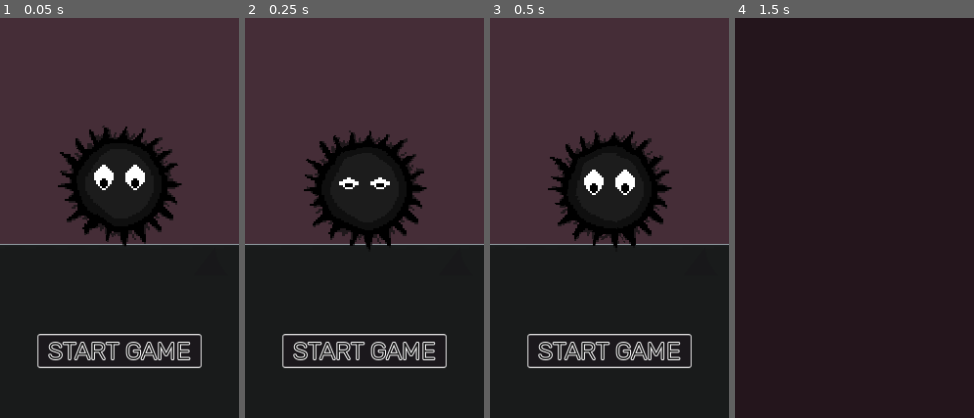
Above: before the commit, frames 1-4 (left to right).
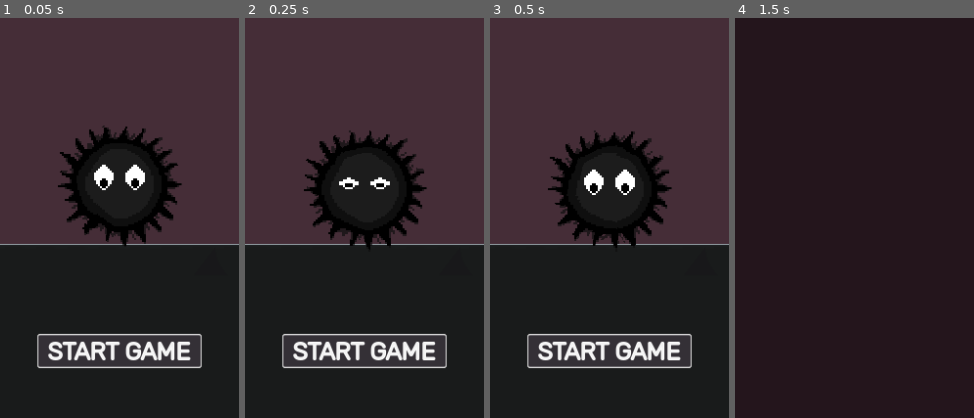
Above: after the commit, the same moments.

Repository: Arctia/42-GameJam
Game: Godot game, scene res://src/UI/title_screen.tscn
Two runs of this game, one before a commit and one after it. Both use one fixed random seed, a clock stepped at 60 frames per second and the inputs below. Sound files missing from this copy of the repository are replaced by a short silence.
Inputs:
- Up to frame 1 (0.05 s): no input
- Up to frame 2 (0.25 s): no input
- Up to frame 3 (0.5 s): no input
- Up to frame 4 (1.5 s): click "START GAME" at 0.5 s; click "skip" at 1.25 s
The pictures show only the part of the screen within x 25-75%, y 50-100%; the shares and areas given below are measured in that part.

The runs differ from the first frame. In frame 1, 4.3% of the frame differs, in the area x 15-85%, y 79-88%; in frame 2, 4.3%; in frame 3, 4.3%; in frame 4, nothing differs.

Commit message:
QoL, QoR for sound

Diff:
--- a/HUD/PauseButton.gd
+++ b/HUD/PauseButton.gd
@@ -1,4 +1,7 @@
 extends TextureButton
+
+func _input(event):
+	if event.is_action_pressed("pause"): _on_pressed()
 
 # Called when the node enters the scene tree for the first time.
 func _on_pressed():
--- a/project.godot
+++ b/project.godot
@@ -12,7 +12,7 @@
 
 config/name="Ash Blossom"
 run/main_scene="res://src/UI/title_screen.tscn"
-config/features=PackedStringArray("4.0", "GL Compatibility")
+config/features=PackedStringArray("4.1", "GL Compatibility")
 config/icon="res://icon.svg"
 
 [display]
@@ -53,6 +53,11 @@
 "events": [Object(InputEventKey,"resource_local_to_scene":false,"resource_name":"","device":-1,"window_id":0,"alt_pressed":false,"shift_pressed":false,"ctrl_pressed":false,"meta_pressed":false,"pressed":false,"keycode":0,"physical_keycode":32,"key_label":0,"unicode":32,"echo":false,"script":null)
 ]
 }
+pause={
+"deadzone": 0.5,
+"events": [Object(InputEventKey,"resource_local_to_scene":false,"resource_name":"","device":-1,"window_id":0,"alt_pressed":false,"shift_pressed":false,"ctrl_pressed":false,"meta_pressed":false,"pressed":false,"keycode":0,"physical_keycode":4194305,"key_label":0,"unicode":0,"echo":false,"script":null)
+]
+}
 
 [rendering]
 
--- a/src/UI/title_screen.gd
+++ b/src/UI/title_screen.gd
@@ -1,4 +1,7 @@
 extends Control
+
+func _ready():
+	$CenterContainer/btn_start_game.grab_focus()
 
 func _start_game():
 	$AnimationPlayer.play("flashing")
--- a/src/UI/title_screen.tscn
+++ b/src/UI/title_screen.tscn
@@ -96,7 +96,6 @@
 [node name="btn_start_game" type="Button" parent="CenterContainer"]
 process_mode = 3
 layout_mode = 2
-focus_mode = 0
 text = "START GAME"
 
 [node name="ColorRect" type="ColorRect" parent="."]
--- a/src/entities/ash.gd
+++ b/src/entities/ash.gd
@@ -75,6 +75,7 @@
 			if "spike" in area.name:
 				_get_hit(spike_damage)
 			if "SuperTramp" in area.name:
+				play_jump()
 				velocity.y = JUMP * 1.25
 				set_deferred("is_jumping",false)
 				area.activate()
@@ -112,7 +113,9 @@
 	if Input.is_action_just_pressed("jump") or is_jumping: #and self.ashes_amount > 0:
 		if is_on_floor():
 			set_deferred("is_jumping", true)
+			play_jump()
 		if is_on_wall_only() and not is_jumping:
+			play_jump()
 			velocity.x = JUMP * get_which_wall_collided() * 3.
 			velocity.y = -abs(velocity.x) / 8.
 			if velocity.x > 0:
@@ -182,6 +185,11 @@
 	if self.ashes_amount > self.ashes_full: self.ashes_amount = self.ashes_full
 	consume_ashes.emit(self.ashes_amount)
 
+func play_jump() -> void:
+	$JumpSFX.stop()
+	$JumpSFX.seek(0.000)
+	$JumpSFX.play()
+
 # ---------------------------------------------------------------------------- #
 # -- Player HP
 
--- a/src/entities/ash.tscn
+++ b/src/entities/ash.tscn
@@ -9,6 +9,7 @@
 [ext_resource type="Texture2D" uid="uid://bsqsl2llvwpgi" path="res://assets/ash/Eyes8.png" id="7_qud52"]
 [ext_resource type="Texture2D" uid="uid://cmhr01bcbabkq" path="res://assets/ash/Eyes7.png" id="8_eo4f3"]
 [ext_resource type="Texture2D" uid="uid://ch657p2so1abw" path="res://assets/ash/Eyes9.png" id="9_glixh"]
+[ext_resource type="AudioStream" uid="uid://cp7ljwi2ecwbv" path="res://Music/jump.mp3" id="10_kqam5"]
 
 [sub_resource type="FastNoiseLite" id="FastNoiseLite_3u4q0"]
 frequency = 0.009
@@ -186,6 +187,10 @@
 [node name="Timer3" type="Timer" parent="."]
 wait_time = 0.5
 
+[node name="JumpSFX" type="AudioStreamPlayer" parent="."]
+stream = ExtResource("10_kqam5")
+volume_db = -18.0
+
 [connection signal="timeout" from="Timer" to="." method="_on_timer_timeout"]
 [connection signal="body_entered" from="FloorChecker" to="." method="_on_floor_checker_body_entered"]
 [connection signal="body_exited" from="FloorChecker" to="." method="_on_floor_checker_body_exited"]
--- a/src/theme.tres
+++ b/src/theme.tres
@@ -55,6 +55,7 @@
 Button/constants/outline_size = 4
 Button/font_sizes/font_size = 25
 Button/fonts/font = ExtResource("1_igkid")
+Button/styles/focus = SubResource("StyleBoxFlat_w48c8")
 Button/styles/hover = SubResource("StyleBoxFlat_w48c8")
 Button/styles/normal = SubResource("StyleBoxFlat_gpksv")
 Button/styles/pressed = SubResource("StyleBoxFlat_wcnf4")
Not shown: 1 places in src/entities/ash.tscn that only renumber resources
Not shown, changed: ToDo
